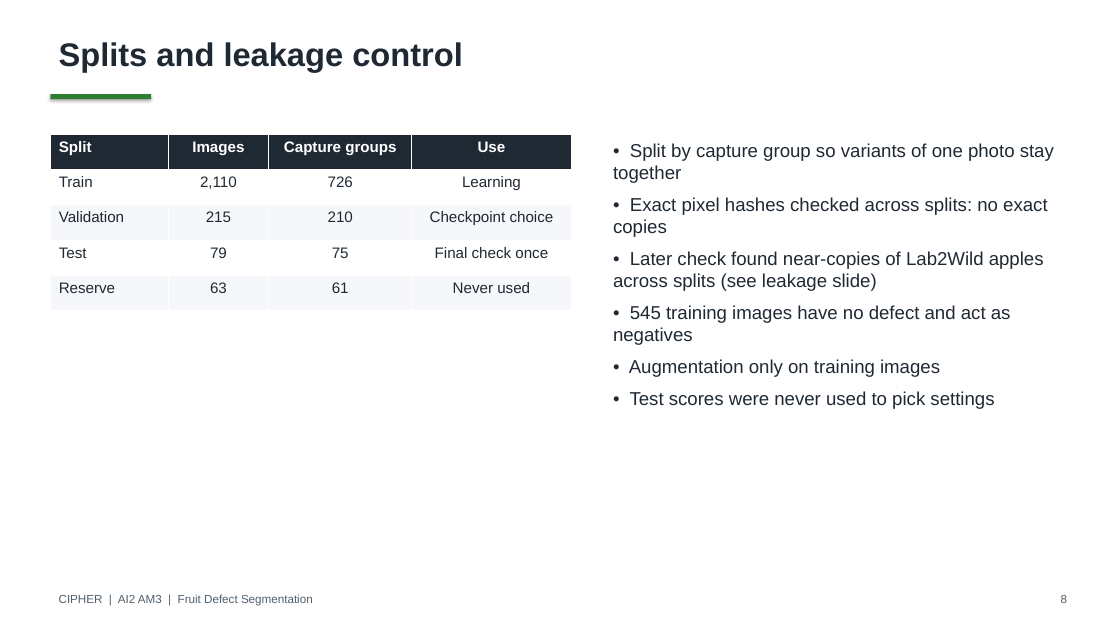
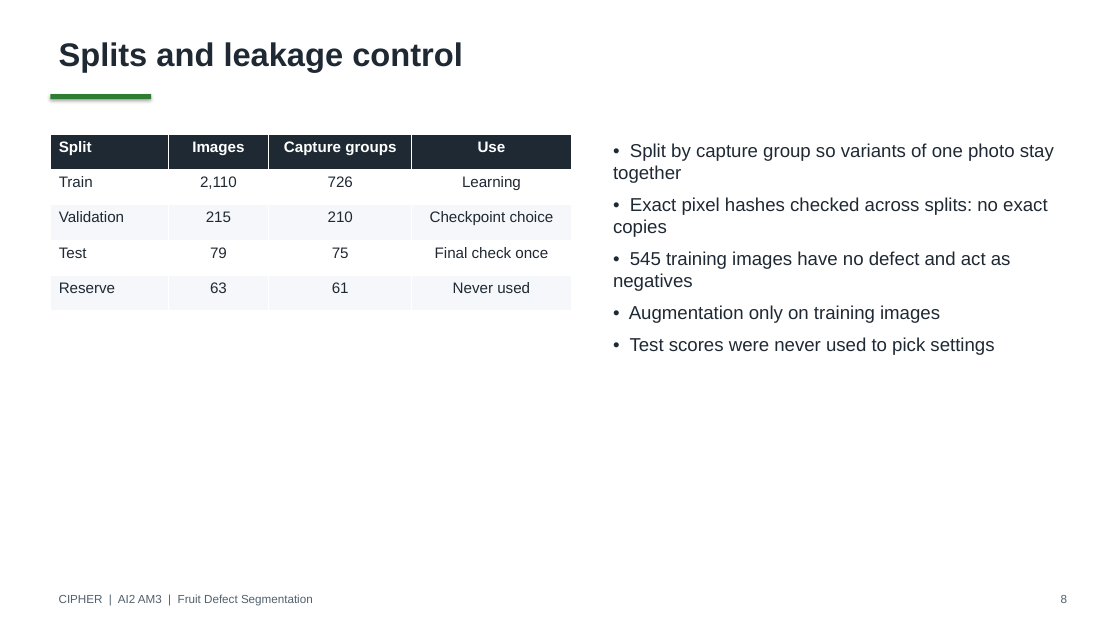
Before and after one commit to deangg/instancesegmentation, a slide deck: slide 8 of slides/CIPHER_AI2_Final_Defense.pptx. Drawn at 1120x630 pixels with LibreOffice and Linux fonts; fonts in the diff are those of the drawing. Boxes give left, top, right and bottom in pixels: in the first picture for what was removed or moved away, otherwise in the second. Text is boxed around its words. In the diff, an @@ line names an element or a change of style, - is before the commit and + after.

```diff
--- a/slides/CIPHER_AI2_Final_Defense.pptx
+++ b/slides/CIPHER_AI2_Final_Defense.pptx
@@ text at (613, 251, 1044, 291): paragraph removed @@
-• Later check found near-copies of Lab2Wild apples across splits (see leakage slide)
```
Also in this commit, not shown: 12 other slides changed, 1 slide removed, 7 other files.
